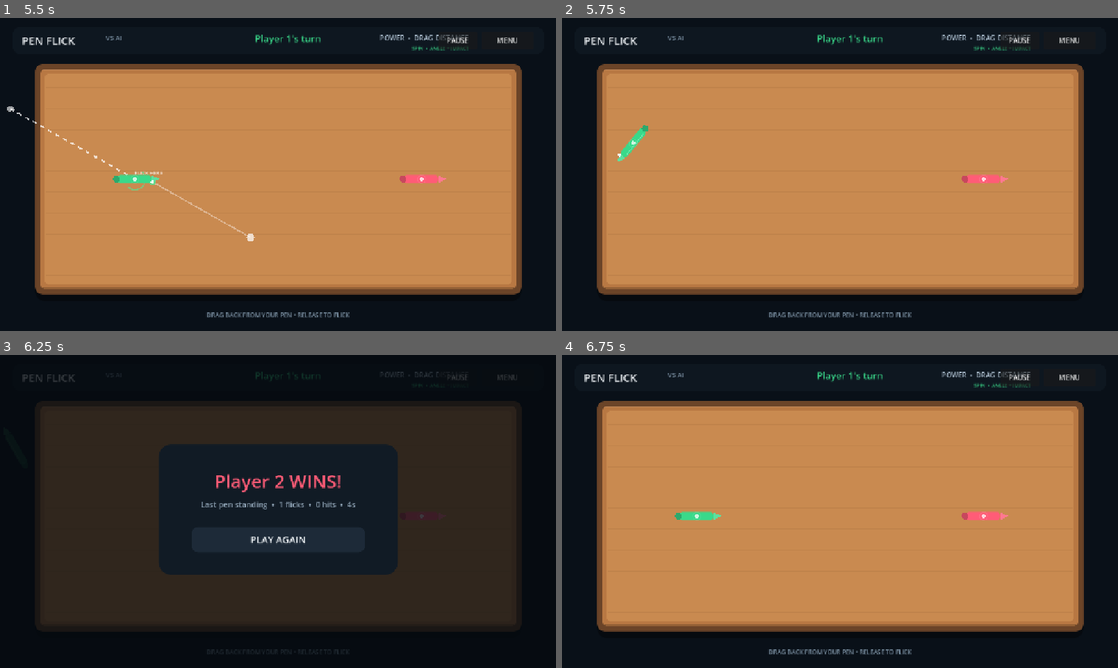
Above: before the commit, frames 1-4 (two rows, left to right).
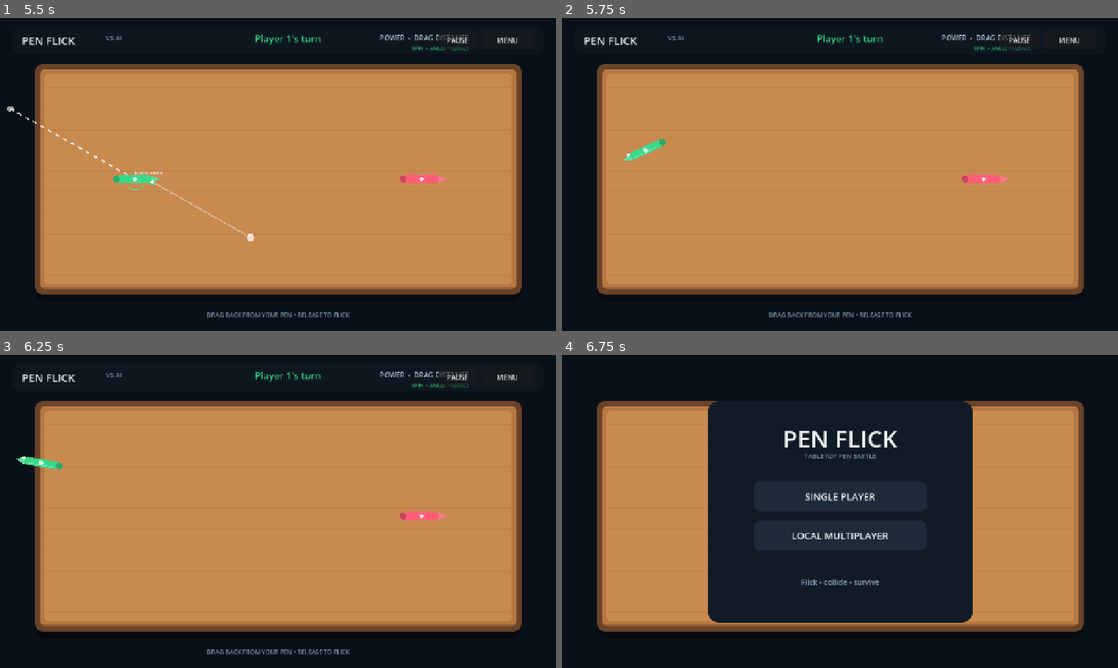
Above: after the commit, the same moments.

Repository: akash047jj-boop/PenFlick
Game: Godot game, scene res://main.tscn
Same seed, same stepped clock (60 frames per second), same inputs: the game is played once before the commit and once after it.
Inputs (mouse positions are in pixels of both pictures, inside the frame that each line leads up to):
- Up to frame 1 (5.5 s): click "SINGLE PLAYER" at 0.5 s; click "MENU" at 1.25 s; click "SINGLE PLAYER" at 2 s; click "PAUSE" at 2.75 s; click "RESUME" at 3.5 s; tap Enter at 4.25 s; move the mouse to (400, 158) at 4.27 s; click (400, 158) at 4.42 s; tap Space at 5 s; drag from (166, 190) to (250, 237) at 5.02 s
- Up to frame 2 (5.75 s): no input
- Up to frame 3 (6.25 s): move the mouse to (333, 442) at 5.77 s; click (333, 442) at 5.92 s
- Up to frame 4 (6.75 s): click "PLAY AGAIN" (after the commit: "MENU") at 6.5 s

Frame 1 is identical in both runs. In frame 2, 0.4% of the frame differs, in the area x 10-19%, y 34-46%; in frame 3, 66%, in the area x 2-94%, y 5-96%; in frame 4, 35%.
Error after the commit: Out of bounds get index '1' (on base: 'Array[PenFlickPen]') (res://scripts/main.gd:561)

Commit message:
Reduce spin and make high-force braking abrupt

Diff:
--- a/scripts/pen.gd
+++ b/scripts/pen.gd
@@ -13,10 +13,10 @@
 
 # Movement tuning: fast launches lose speed aggressively, while gentle
 # launches remain controllable. This gives a strong "flick and stop" feel.
-const BASE_LINEAR_DAMP := 0.42
-const MAX_SPEED_DAMP_BONUS := 4.8
-const BASE_ANGULAR_DAMP := 0.55
-const MAX_SPIN_DAMP_BONUS := 5.5
+const BASE_LINEAR_DAMP := 0.30
+const MAX_SPEED_DAMP_BONUS := 8.5
+const BASE_ANGULAR_DAMP := 1.0
+const MAX_SPIN_DAMP_BONUS := 10.0
 const REFERENCE_SPEED := 1250.0
 const REFERENCE_SPIN := 12.0
 
@@ -91,7 +91,7 @@
         var normal: Vector2 = to_other.normalized()
         var tangent: Vector2 = Vector2(-normal.y, normal.x)
         var tangential_speed: float = abs(relative_velocity.dot(tangent))
-        var spin: float = tangential_speed * 0.012 + impact_speed * 0.0025
+        var spin: float = tangential_speed * 0.006 + impact_speed * 0.00125
         var side: float = sign(relative_velocity.dot(tangent))
         if side == 0.0:
             side = 1.0
@@ -109,6 +109,14 @@
     var spin_ratio: float = clampf(absf(angular_velocity) / REFERENCE_SPIN, 0.0, 1.0)
     linear_damp = BASE_LINEAR_DAMP + speed_ratio * MAX_SPEED_DAMP_BONUS
     angular_damp = BASE_ANGULAR_DAMP + spin_ratio * MAX_SPIN_DAMP_BONUS
+
+    # Once the pen is almost stopped, finish the braking decisively rather
+    # than allowing a long low-speed slide.
+    var stop_speed: float = 28.0
+    if linear_velocity.length() < stop_speed:
+        linear_velocity = linear_velocity.move_toward(Vector2.ZERO, 180.0 * _delta)
+    if absf(angular_velocity) < 0.75:
+        angular_velocity = move_toward(angular_velocity, 0.0, 6.0 * _delta)
 
     # Prevent tiny residual movement/spin from making pens jitter forever.
     if linear_velocity.length() < 4.0:
